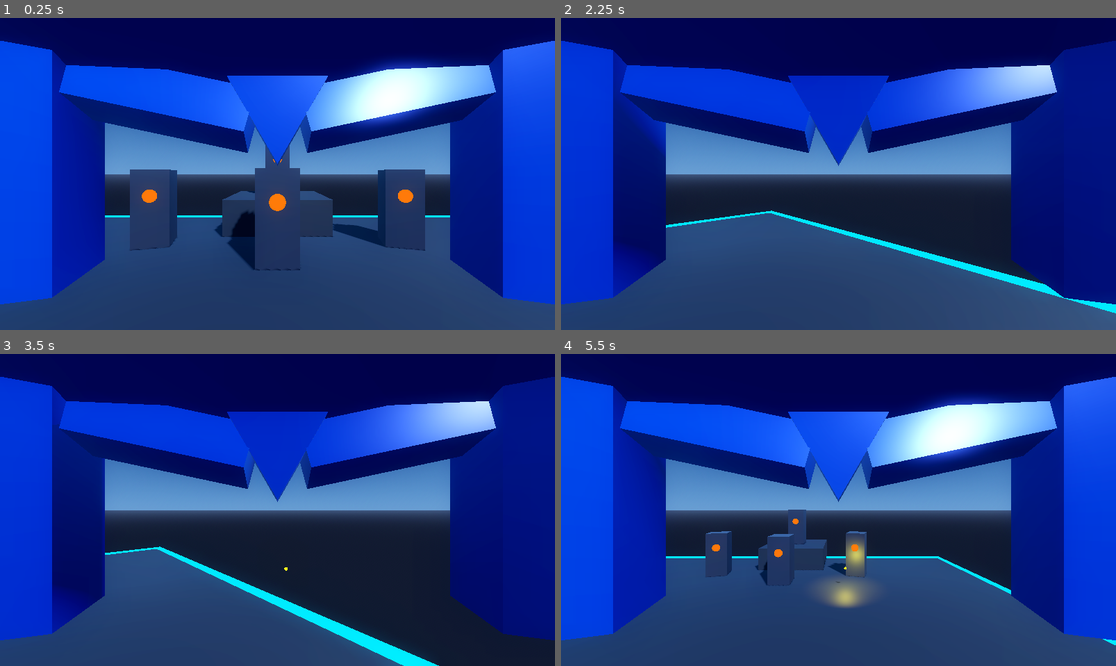
Above: before the commit, frames 1-4 (two rows, left to right).
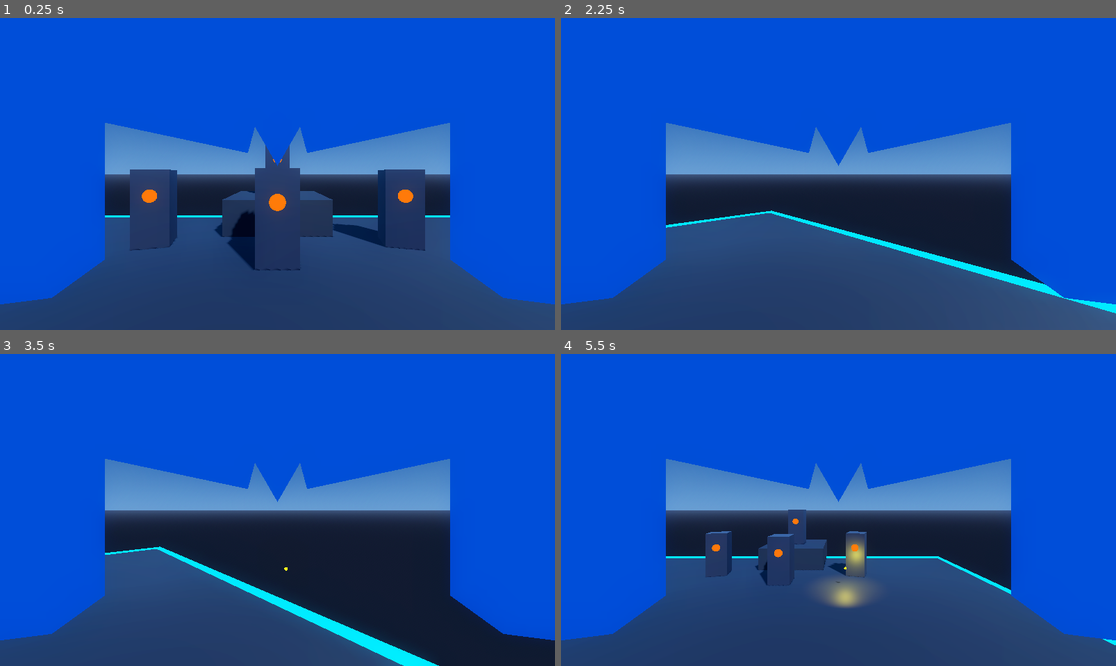
Above: after the commit, the same moments.

Repository: b6-stack/mega-man-x-remade
Game: Godot game, scene res://scenes/test_arena.tscn
Two runs of this game, one before a commit and one after it. Both use one fixed random seed, a clock stepped at 60 frames per second and the inputs below.
Inputs (mouse positions are in pixels of both pictures, inside the frame that each line leads up to):
- Up to frame 1 (0.25 s): no input
- Up to frame 2 (2.25 s): tap Enter (ui_accept) at 0.5, 0.77, 1.07 s; move the mouse to (960, 158) at 0.52 s; hold D 0.53-1.25 s; hold Space 0.53-1.25 s; click (960, 158) at 0.67 s; drag from (727, 189) to (810, 236) at 1.27 s; move the mouse to (894, 105) at 2.02 s; hold D from 2.03 s (still down); hold E from 2.03 s (still down)
- Up to frame 3 (3.5 s): release D at 2.75 s; release E at 2.75 s; drag from (249, 572) to (111, 463) at 2.77 s
- Up to frame 4 (5.5 s): tap Enter (ui_accept) at 3.5, 3.77, 4.07 s; move the mouse to (1005, 556) at 3.52 s; hold A 3.53-4.25 s; hold Q 3.53-4.25 s; drag from (672, 463) to (755, 432) at 4.27 s; move the mouse to (866, 510) at 5.02 s; hold S from 5.03 s (still down); hold Space from 5.03 s (still down); click (866, 510) at 5.17 s

The runs differ from the first frame. In frame 1, 43% of the frame differs, in the area x 0-100%, y 0-91%; in frame 2, 52%; in frame 3, 52%, in the area x 0-100%, y 0-92%; in frame 4, 43%.

Commit message:
Implement chunky dense unshaded charge aura and shot tails, disable helmet shadows and dynamic lighting

Diff:
--- a/scenes/player.tscn
+++ b/scenes/player.tscn
@@ -8,9 +8,9 @@
 height = 1.8
 
 [sub_resource type="StandardMaterial3D" id="StandardMaterial3D_helmet_blue"]
+shading_mode = 0
+disable_receive_shadows = true
 albedo_color = Color(0.04, 0.22, 0.65, 1)
-metallic = 0.5
-roughness = 0.35
 
 [sub_resource type="PrismMesh" id="PrismMesh_center_crest"]
 material = SubResource("StandardMaterial3D_helmet_blue")
@@ -29,9 +29,9 @@
 size = Vector3(0.045, 0.18, 0.065)
 
 [sub_resource type="StandardMaterial3D" id="StandardMaterial3D_jewel_bezel"]
+shading_mode = 0
+disable_receive_shadows = true
 albedo_color = Color(0.85, 0.75, 0.2, 1)
-metallic = 0.8
-roughness = 0.2
 
 [sub_resource type="PrismMesh" id="PrismMesh_gem_bezel"]
 material = SubResource("StandardMaterial3D_jewel_bezel")
@@ -39,6 +39,7 @@
 
 [sub_resource type="StandardMaterial3D" id="StandardMaterial3D_jewel"]
 shading_mode = 0
+disable_receive_shadows = true
 albedo_color = Color(1, 0.05, 0.12, 1)
 emission_enabled = true
 emission = Color(1, 0.05, 0.1, 1)
@@ -115,22 +116,22 @@
 
 [sub_resource type="ParticleProcessMaterial" id="ParticleProcessMaterial_charge"]
 emission_shape = 1
-emission_sphere_radius = 0.18
-gravity = Vector3(0, 0.2, 0)
-radial_velocity_min = -0.4
-radial_velocity_max = -0.9
+emission_sphere_radius = 0.20
+gravity = Vector3(0, 0.3, 0)
+radial_velocity_min = -0.8
+radial_velocity_max = -1.6
 
 [sub_resource type="StandardMaterial3D" id="StandardMaterial3D_sparkle"]
 shading_mode = 0
 albedo_color = Color(0.2, 1, 0.45, 1)
 emission_enabled = true
 emission = Color(0.2, 1, 0.45, 1)
-emission_energy_multiplier = 5.0
+emission_energy_multiplier = 6.0
 
 [sub_resource type="SphereMesh" id="SphereMesh_sparkle"]
 material = SubResource("StandardMaterial3D_sparkle")
-radius = 0.018
-height = 0.036
+radius = 0.035
+height = 0.07
 
 [sub_resource type="CylinderMesh" id="CylinderMesh_buster_rear_swell"]
 material = SubResource("StandardMaterial3D_armor_cyan")
@@ -196,34 +197,42 @@
 
 [node name="ForeheadCanopy" type="MeshInstance3D" parent="XROrigin3D/XRCamera3D/HelmetVisorFrame"]
 transform = Transform3D(1, 0, 0, 0, 0.965926, 0.258819, 0, -0.258819, 0.965926, 0, 0.095, -0.170)
+cast_shadow = 0
 mesh = SubResource("BoxMesh_canopy_top")
 
 [node name="CenterCrest" type="MeshInstance3D" parent="XROrigin3D/XRCamera3D/HelmetVisorFrame"]
 transform = Transform3D(1, 0, 0, 0, -1, 8.74228e-08, 0, -8.74228e-08, -1, 0, 0.040, -0.170)
+cast_shadow = 0
 mesh = SubResource("PrismMesh_center_crest")
 
 [node name="ForeheadGemBezel" type="MeshInstance3D" parent="XROrigin3D/XRCamera3D/HelmetVisorFrame"]
 transform = Transform3D(1, 0, 0, 0, -1, 8.74228e-08, 0, -8.74228e-08, -1, 0, 0.042, -0.168)
+cast_shadow = 0
 mesh = SubResource("PrismMesh_gem_bezel")
 
 [node name="ForeheadGem" type="MeshInstance3D" parent="XROrigin3D/XRCamera3D/HelmetVisorFrame"]
 transform = Transform3D(1, 0, 0, 0, -1, 8.74228e-08, 0, -8.74228e-08, -1, 0, 0.042, -0.165)
+cast_shadow = 0
 mesh = SubResource("PrismMesh_jewel")
 
 [node name="BrowArchLeft" type="MeshInstance3D" parent="XROrigin3D/XRCamera3D/HelmetVisorFrame"]
 transform = Transform3D(0.978148, 0.198669, 0.0634125, -0.207912, 0.935408, 0.285627, 0.00258189, -0.292671, 0.956209, -0.095, 0.058, -0.170)
+cast_shadow = 0
 mesh = SubResource("BoxMesh_brow_arch")
 
 [node name="BrowArchRight" type="MeshInstance3D" parent="XROrigin3D/XRCamera3D/HelmetVisorFrame"]
 transform = Transform3D(0.978148, -0.198669, -0.0634125, 0.207912, 0.935408, 0.285627, -0.00258189, -0.292671, 0.956209, 0.095, 0.058, -0.170)
+cast_shadow = 0
 mesh = SubResource("BoxMesh_brow_arch")
 
 [node name="TempleLeft" type="MeshInstance3D" parent="XROrigin3D/XRCamera3D/HelmetVisorFrame"]
 transform = Transform3D(0.965926, 0, 0.258819, 0, 1, 0, -0.258819, 0, 0.965926, -0.185, 0.005, -0.165)
+cast_shadow = 0
 mesh = SubResource("BoxMesh_temple_side")
 
 [node name="TempleRight" type="MeshInstance3D" parent="XROrigin3D/XRCamera3D/HelmetVisorFrame"]
 transform = Transform3D(0.965926, 0, -0.258819, 0, 1, 0, 0.258819, 0, 0.965926, 0.185, 0.005, -0.165)
+cast_shadow = 0
 mesh = SubResource("BoxMesh_temple_side")
 
 [node name="LeftController" type="XRController3D" parent="XROrigin3D"]
@@ -236,8 +245,8 @@
 [node name="LeftChargeParticles" type="GPUParticles3D" parent="XROrigin3D/LeftController/LeftHandOffset"]
 transform = Transform3D(1, 0, 0, 0, 1, 0, 0, 0, 1, 0, 0, -0.02)
 emitting = false
-amount = 32
-lifetime = 0.35
+amount = 36
+lifetime = 0.32
 process_material = SubResource("ParticleProcessMaterial_charge")
 draw_pass_1 = SubResource("SphereMesh_sparkle")
 
@@ -339,8 +348,8 @@
 [node name="RightChargeParticles" type="GPUParticles3D" parent="XROrigin3D/RightController/RightHandOffset/XBuster"]
 transform = Transform3D(1, 0, 0, 0, 1, 0, 0, 0, 1, 0, 0, -0.04)
 emitting = false
-amount = 32
-lifetime = 0.35
+amount = 36
+lifetime = 0.32
 process_material = SubResource("ParticleProcessMaterial_charge")
 draw_pass_1 = SubResource("SphereMesh_sparkle")
 
--- a/scripts/buster.gd
+++ b/scripts/buster.gd
@@ -23,10 +23,9 @@
 	if not muzzle:
 		muzzle = Marker3D.new()
 		muzzle.name = "Muzzle"
-		muzzle.position = Vector3(0, 0, -0.17)
+		muzzle.position = Vector3(0, 0, -0.240)
 		add_child(muzzle)
 
-	# Find left charge particles
 	left_particles = get_node_or_null(left_particles_path) as GPUParticles3D
 	if not left_particles and get_tree().current_scene:
 		left_particles = get_tree().current_scene.find_child("LeftChargeParticles", true, false) as GPUParticles3D
@@ -156,17 +155,17 @@
 
 	match level:
 		1:
-			# Subtle initial charge aura
-			_set_particle_system(right_particles, true, Color(1.0, 0.95, 0.2), 0.02, 16)
-			_set_particle_system(left_particles, true, Color(1.0, 0.95, 0.2), 0.02, 16)
+			# Chunky initial charge sparks
+			_set_particle_system(right_particles, true, Color(1.0, 0.95, 0.2), 0.04, 18)
+			_set_particle_system(left_particles, true, Color(1.0, 0.95, 0.2), 0.04, 18)
 		2:
-			# Flashing green glow particles/sparkles surrounding both hands
-			_set_particle_system(right_particles, true, Color(0.2, 1.0, 0.45), 0.035, 32)
-			_set_particle_system(left_particles, true, Color(0.2, 1.0, 0.45), 0.035, 32)
+			# Dense chunky flashing green glow plasma blobs surrounding both hands
+			_set_particle_system(right_particles, true, Color(0.2, 1.0, 0.45), 0.07, 36)
+			_set_particle_system(left_particles, true, Color(0.2, 1.0, 0.45), 0.07, 36)
 		3:
-			# Flashing bright blue glow particles/sparkles surrounding both hands
-			_set_particle_system(right_particles, true, Color(0.2, 0.75, 1.0), 0.05, 48)
-			_set_particle_system(left_particles, true, Color(0.2, 0.75, 1.0), 0.05, 48)
+			# Ultra-dense chunky flashing bright blue plasma blobs surrounding both hands
+			_set_particle_system(right_particles, true, Color(0.15, 0.75, 1.0), 0.11, 54)
+			_set_particle_system(left_particles, true, Color(0.15, 0.75, 1.0), 0.11, 54)
 
 func _set_particle_system(p: GPUParticles3D, emit: bool, color: Color, p_scale: float, p_amount: int) -> void:
 	if not p:
@@ -179,17 +178,18 @@
 
 	p.visible = true
 	p.amount = p_amount
+	p.lifetime = 0.32
 
 	var p_mat := ParticleProcessMaterial.new()
 	p_mat.emission_shape = ParticleProcessMaterial.EMISSION_SHAPE_SPHERE
-	p_mat.emission_sphere_radius = 0.18
+	p_mat.emission_sphere_radius = 0.20
 	p_mat.direction = Vector3(0, 0, 0)
 	p_mat.spread = 180.0
-	p_mat.radial_velocity_min = -0.4
-	p_mat.radial_velocity_max = -0.9
-	p_mat.gravity = Vector3(0, 0.2, 0)
-	p_mat.scale_min = p_scale * 0.7
-	p_mat.scale_max = p_scale * 1.3
+	p_mat.radial_velocity_min = -0.8
+	p_mat.radial_velocity_max = -1.6
+	p_mat.gravity = Vector3(0, 0.3, 0)
+	p_mat.scale_min = p_scale * 0.75
+	p_mat.scale_max = p_scale * 1.35
 	p.process_material = p_mat
 
 	var draw_mesh := SphereMesh.new()
@@ -200,7 +200,7 @@
 	draw_mat.albedo_color = color
 	draw_mat.emission_enabled = true
 	draw_mat.emission = color
-	draw_mat.emission_energy_multiplier = 5.0
+	draw_mat.emission_energy_multiplier = 6.0
 	draw_mesh.material = draw_mat
 	p.draw_pass_1 = draw_mesh
 
--- a/scripts/buster_shot.gd
+++ b/scripts/buster_shot.gd
@@ -29,7 +29,7 @@
 
 	match charge_level:
 		1:
-			# Level 1 (Lemon): Elongated capsule/sphere, radius ~0.05m, length ~0.10m, emissive yellow material
+			# Level 1 (Lemon): 0.05m radius x 0.10m length capsule, yellow emissive
 			damage = 1.0
 			speed = 24.0
 			scale = Vector3(1.0, 1.0, 1.0)
@@ -58,7 +58,7 @@
 				particles.visible = false
 
 		2:
-			# Level 2 (Medium): Energy capsule/sphere, radius ~0.12m, length ~0.22m, emissive green material + green trailing particles
+			# Level 2 (Medium): 0.12m radius x 0.22m length capsule, chunky dense green trail
 			damage = 2.5
 			speed = 27.0
 			scale = Vector3(1.0, 1.0, 1.0)
@@ -85,10 +85,10 @@
 			if particles:
 				particles.emitting = true
 				particles.visible = true
-				_setup_particles(Color(0.2, 1.0, 0.4), 0.04)
+				_setup_particles(Color(0.2, 1.0, 0.45), 0.10, 32, 0.22)
 
 		3:
-			# Level 3 (Charged): Large plasma blast, radius ~0.25m, length ~0.50m, emissive blue material + blue trailing particles
+			# Level 3 (Charged): 0.25m radius x 0.50m length capsule, ultra-chunky dense blue plasma trail
 			damage = 5.0
 			speed = 30.0
 			scale = Vector3(1.0, 1.0, 1.0)
@@ -105,8 +105,8 @@
 				collision_shape.shape = shape
 				collision_shape.rotation_degrees = Vector3(90, 0, 0)
 
-			mat.albedo_color = Color(0.1, 0.6, 1.0, 1.0)
-			mat.emission = Color(0.1, 0.55, 1.0)
+			mat.albedo_color = Color(0.15, 0.75, 1.0, 1.0)
+			mat.emission = Color(0.1, 0.65, 1.0)
 			mat.emission_energy_multiplier = 7.0
 			if light:
 				light.light_color = Color(0.2, 0.65, 1.0)
@@ -115,25 +115,29 @@
 			if particles:
 				particles.emitting = true
 				particles.visible = true
-				_setup_particles(Color(0.2, 0.7, 1.0), 0.08)
+				_setup_particles(Color(0.15, 0.75, 1.0), 0.22, 48, 0.28)
 
 	if mesh_instance:
 		mesh_instance.material_override = mat
 
-func _setup_particles(color: Color, p_scale: float) -> void:
+func _setup_particles(color: Color, p_scale: float, p_amount: int, p_lifetime: float) -> void:
 	if not particles:
 		return
 
+	particles.amount = p_amount
+	particles.lifetime = p_lifetime
+	particles.local_coords = false
+
 	var p_mat := ParticleProcessMaterial.new()
 	p_mat.emission_shape = ParticleProcessMaterial.EMISSION_SHAPE_SPHERE
-	p_mat.emission_sphere_radius = p_scale * 1.2
+	p_mat.emission_sphere_radius = p_scale * 0.4
 	p_mat.direction = Vector3(0, 0, 1)
-	p_mat.spread = 15.0
-	p_mat.initial_velocity_min = 2.0
-	p_mat.initial_velocity_max = 5.0
+	p_mat.spread = 10.0
+	p_mat.initial_velocity_min = 1.0
+	p_mat.initial_velocity_max = 3.0
 	p_mat.gravity = Vector3(0, 0, 0)
-	p_mat.scale_min = p_scale * 0.6
-	p_mat.scale_max = p_scale * 1.4
+	p_mat.scale_min = p_scale * 0.8
+	p_mat.scale_max = p_scale * 1.3
 	particles.process_material = p_mat
 
 	var draw_mesh := SphereMesh.new()
@@ -144,7 +148,7 @@
 	draw_mat.albedo_color = color
 	draw_mat.emission_enabled = true
 	draw_mat.emission = color
-	draw_mat.emission_energy_multiplier = 4.0
+	draw_mat.emission_energy_multiplier = 6.0
 	draw_mesh.material = draw_mat
 	particles.draw_pass_1 = draw_mesh
 
